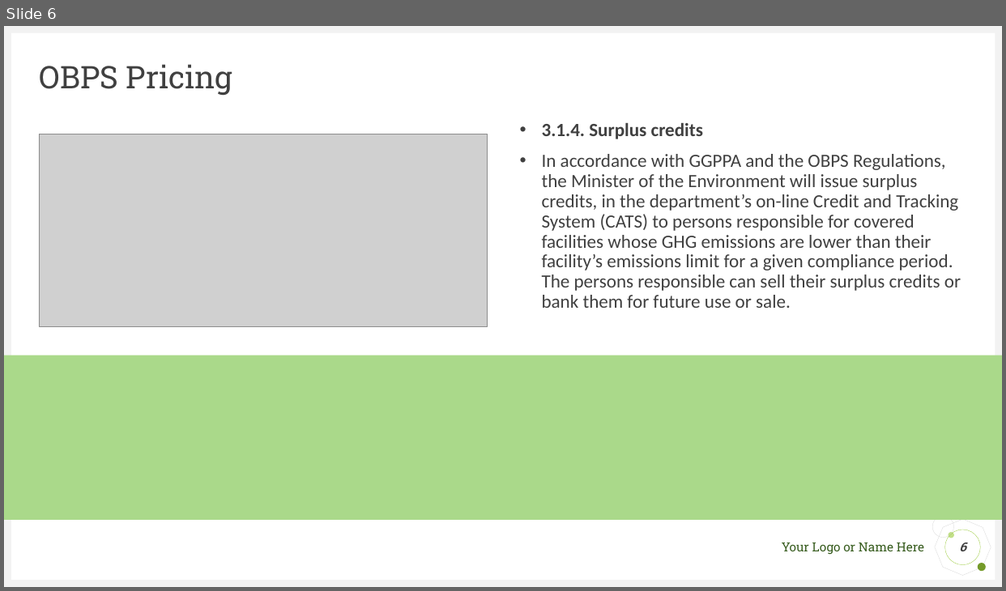
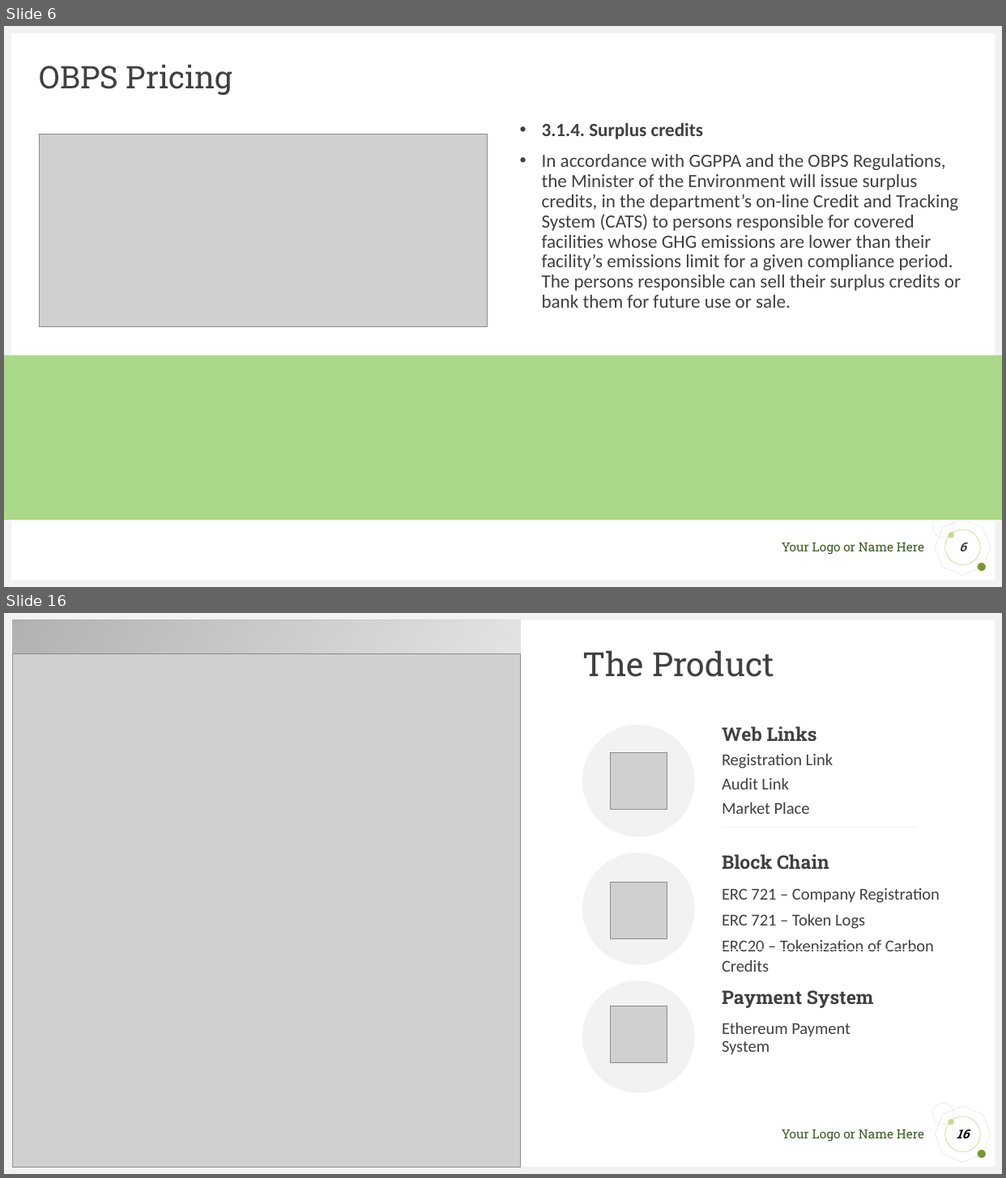
Before and after one commit to saimzuberi/Carbon_Credit_Market, a slide deck: Project Presentation/Final Presentation .pptx. Shown one above the other, each under a label of ours: slide 6 before the commit, slides 6 and 16 after it; the slides between them are not shown. The pictures are 1006x591 and 1006x1178 pixels, drawn with LibreOffice and Linux fonts; fonts in the diff are those of the drawing; grey boxes stand for pictures. Boxes give left, top, right and bottom in pixels: in the first picture for what was removed or moved away, otherwise in the second. Text is boxed around its words. In the diff, an @@ line names an element or a change of style, - is before the commit and + after.

```diff
--- a/Project Presentation/Final Presentation .pptx
+++ b/Project Presentation/Final Presentation .pptx
@@ slide 16 added at (4, 613, 1002, 1174), background #FFFFFF; not listed: 9 template elements that a slide beside it also shows @@
@@ rectangle added at (13, 619, 522, 1167), fill gradient #000000 @@
@@ picture added at (13, 653, 522, 1167) @@
@@ title added at (582, 650, 774, 677), 32 pt, text #404040 @@
+The Product
@@ ellipse added at (582, 725, 695, 837), fill #F2F2F2 @@
@@ text added at (722, 726, 817, 741), 18 pt, text #404040, bold @@
+Web Links
@@ picture added at (611, 753, 667, 810) @@
@@ text added at (722, 753, 833, 814), 16 pt, text #404040 @@
+Registration Link
+Audit Link
+Market Place
@@ line added from (917, 827) to (722, 827), #F2F2F2 0.5 pt @@
@@ ellipse added at (582, 854, 695, 965), fill #F2F2F2 @@
@@ text added at (722, 854, 829, 869), 18 pt, text #404040, bold @@
+Block Chain
@@ picture added at (611, 883, 667, 939) @@
@@ text added at (722, 888, 940, 952), 16 pt, text #404040 @@
+ERC 721 – Company Registration
+ERC 721 – Token Logs
+ERC20 – Tokenization of Carbon Credits
@@ line added from (917, 949) to (722, 949), #F2F2F2 0.5 pt @@
@@ ellipse added at (582, 982, 695, 1093), fill #F2F2F2 @@
@@ text added at (722, 990, 874, 1008), 18 pt, text #404040, bold @@
+Payment System
@@ picture added at (611, 1007, 667, 1063) @@
@@ text added at (722, 1022, 850, 1055), 16 pt, text #404040 @@
+Ethereum Payment System
@@ page number added at (945, 1117, 980, 1152), outline #9ACB39 0.25 pt, 12 pt, text #000000, bold, italic @@
+16
```
Also in this commit, not shown: 4 slides changed, 8 other slides added, 12 slides removed, 9 other files.
